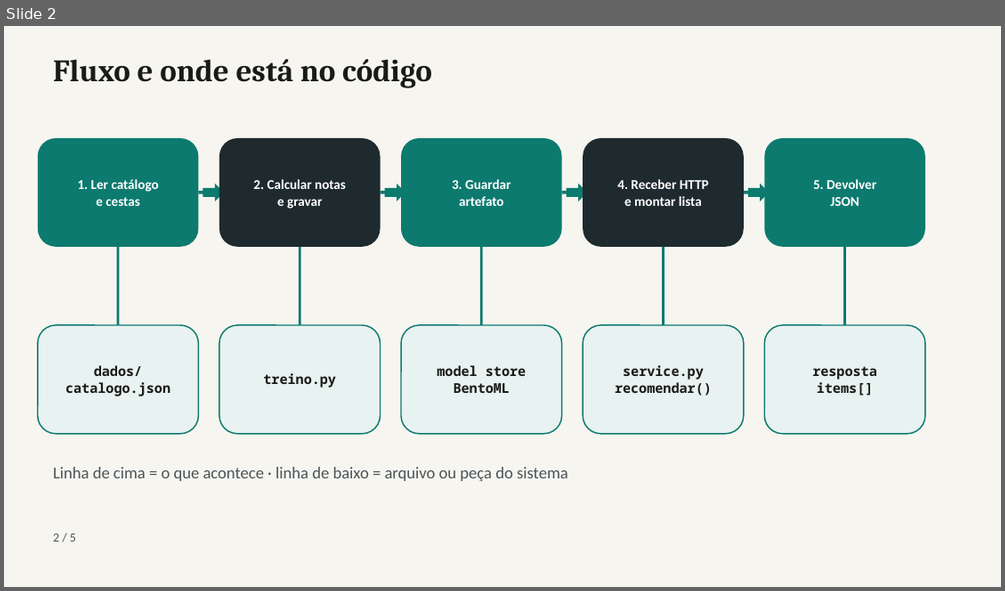
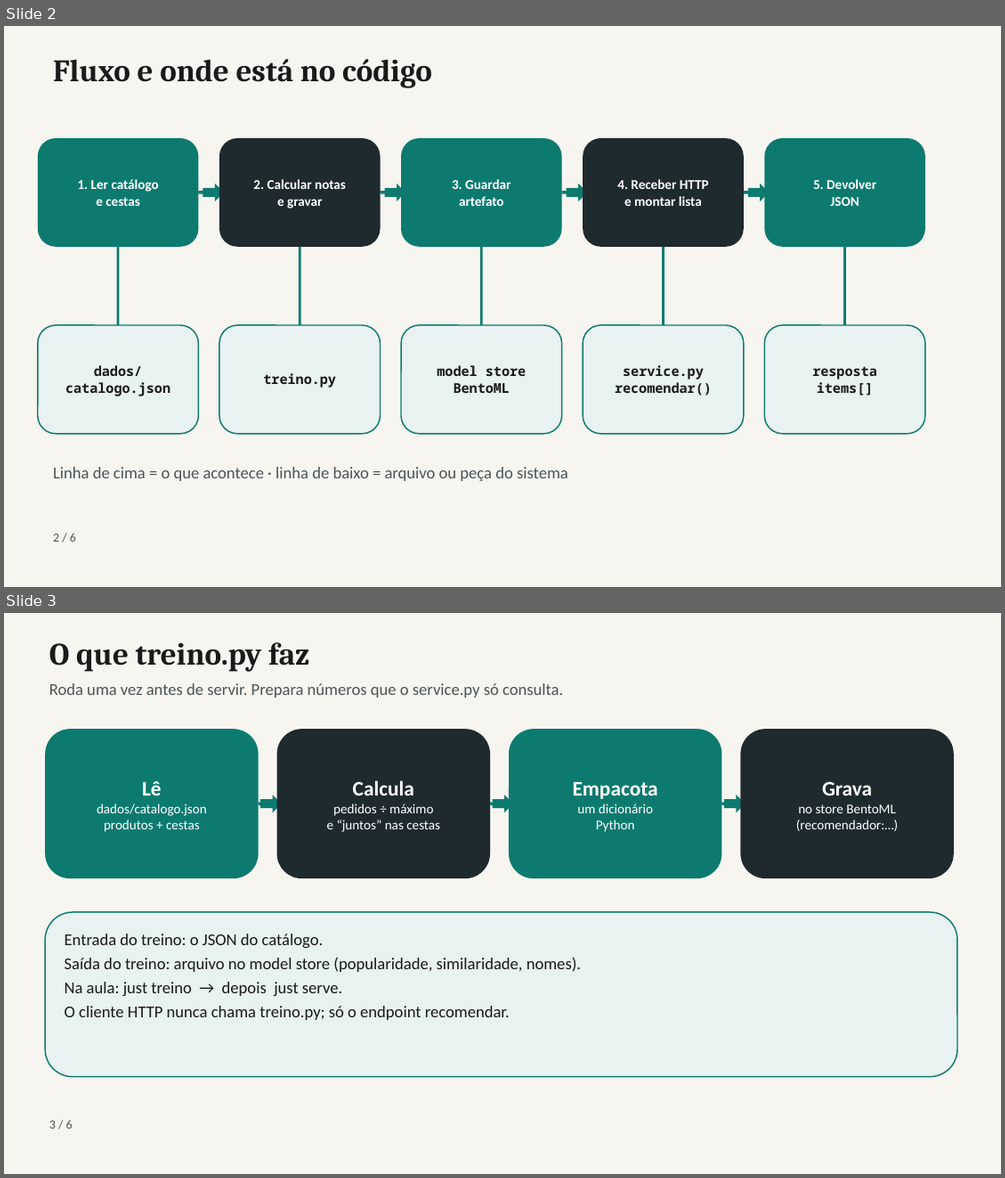
Before and after one commit to lgallindo/recomendador-bentoml, a slide deck: slides/recomendador-bentoml.pptx. Shown one above the other, each under a label of ours: slide 2 before the commit, slides 2 and 3 after it. The pictures are 1005x591 and 1005x1178 pixels, drawn with LibreOffice and Linux fonts; fonts in the diff are those of the drawing. Boxes give left, top, right and bottom in pixels: in the first picture for what was removed or moved away, otherwise in the second. Text is boxed around its words. In the diff, an @@ line names an element or a change of style, - is before the commit and + after.

```diff
--- a/slides/recomendador-bentoml.pptx
+++ b/slides/recomendador-bentoml.pptx
@@ slide 3 added at (4, 613, 1001, 1174), background #FFFFFF @@
@@ rectangle added at (4, 613, 1001, 1174), fill #F7F5F0 @@
@@ text added at (49, 642, 309, 672), 30 pt, text #1A1A1A, bold @@
+O que treino.py faz
@@ text added at (49, 683, 563, 698), 16 pt, text #4A5558 @@
+Roda uma vez antes de servir. Prepara números que o service.py só consulta.
@@ rounded rectangle added at (45, 729, 259, 878), fill #0D7A6F, 13 pt, text #FFFFFF @@
+Lê
+dados/catalogo.json
+produtos + cestas
@@ rounded rectangle added at (277, 729, 490, 878), fill #1E2A2E, 13 pt, text #FFFFFF @@
+Calcula
+pedidos ÷ máximo
+e “juntos” nas cestas
@@ rounded rectangle added at (509, 729, 722, 878), fill #0D7A6F, 13 pt, text #FFFFFF @@
+Empacota
+um dicionário
+Python
@@ rounded rectangle added at (741, 729, 954, 878), fill #1E2A2E, 13 pt, text #FFFFFF @@
+Grava
+no store BentoML
+(recomendador:…)
@@ right arrow added at (260, 795, 282, 812), fill #0D7A6F @@
@@ right arrow added at (493, 795, 513, 812), fill #0D7A6F @@
@@ right arrow added at (724, 795, 745, 812), fill #0D7A6F @@
@@ rectangle added at (259, 803, 268, 805), fill #0D7A6F @@
@@ rectangle added at (490, 803, 500, 805), fill #0D7A6F @@
@@ rectangle added at (722, 803, 732, 805), fill #0D7A6F @@
@@ rounded rectangle added at (45, 912, 957, 1077), fill #E8F2F0, outline #0D7A6F 1.25 pt @@
@@ text added at (65, 933, 581, 1020), 16 pt, text #1A1A1A @@
+Entrada do treino: o JSON do catálogo.
+Saída do treino: arquivo no model store (popularidade, similaridade, nomes).
+Na aula: just treino → depois just serve.
+O cliente HTTP nunca chama treino.py; só o endpoint recomendar.
@@ text added at (49, 1119, 73, 1128), 12 pt, text #4A5558 @@
+3 / 6
@@ slide 2 changed as well @@
@@ text at (53, 532, 76, 541): text changed @@
-2 / 5
+2 / 6
```
Also in this commit, not shown: 4 other slides changed, 2 other files.
